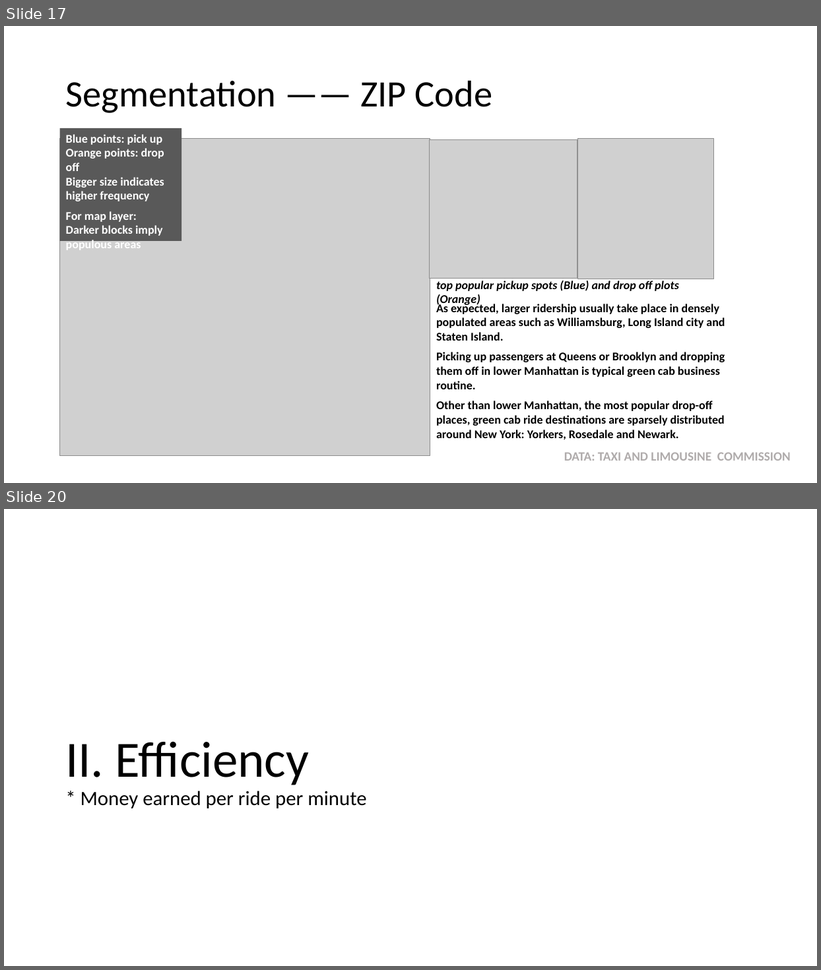
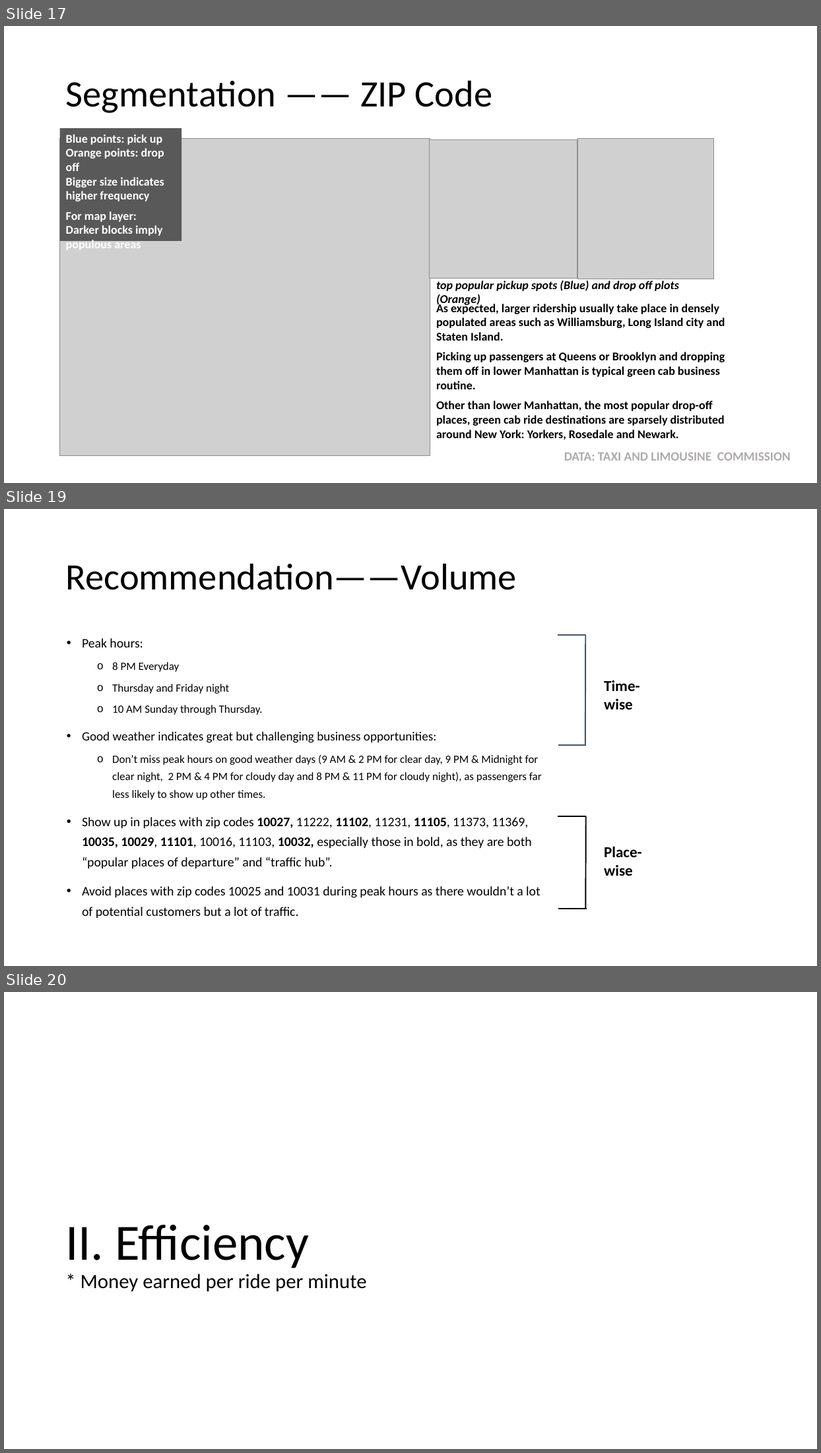
Before and after one commit to MiyainNYC/PySpark-Data-Challenge, a slide deck: DataChallengeAssessment.pptx. Shown one above the other, each under a label of ours: slides 17 and 20 before the commit, slides 17, 19 and 20 after it; the slides between them are not shown. The pictures are 821x970 and 821x1453 pixels, drawn with LibreOffice and Linux fonts; fonts in the diff are those of the drawing; grey boxes stand for pictures. Boxes give left, top, right and bottom in pixels: in the first picture for what was removed or moved away, otherwise in the second. Text is boxed around its words. In the diff, an @@ line names an element or a change of style, - is before the commit and + after.

```diff
--- a/DataChallengeAssessment.pptx
+++ b/DataChallengeAssessment.pptx
@@ slide 19 added at <box>4,509,817,966</box>, background #FFFFFF @@
@@ title added at <box>66,563,517,590</box>, 44 pt, text #000000 @@
+Recommendation——Volume
@@ text added at <box>82,638,542,918</box>, 15.4 pt, text #000000 @@
+• Peak hours:
+  o 8 PM Everyday
+  o Thursday and Friday night
+  o 10 AM Sunday through Thursday.
+• Good weather indicates great but challenging business opportunities:
+  o Don’t miss peak hours on good weather days (9 AM & 2 PM for clear day, 9 PM & Midnight for clear night, 2 PM & 4 PM for cloudy day and 8 PM & 11 PM for cloudy night), as passengers far less likely to show up other times.
+• Show up in places with zip codes 10027, 11222, 11102, 11231, 11105, 11373, 11369, 10035, 10029, 11101, 10016, 11103, 10032, especially those in bold, as they are both “popular places of departure” and “traffic hub”.
+• Avoid places with zip codes 10025 and 10031 during peak hours as there wouldn’t a lot of potential customers but a lot of traffic.
@@ group added at <box>558,634,642,909</box>: 6 lines, 2 texts @@
+Time-wise
+Place-wise
```
Also in this commit, not shown: 11 slides changed, 3 other slides added, 3 slides removed.
